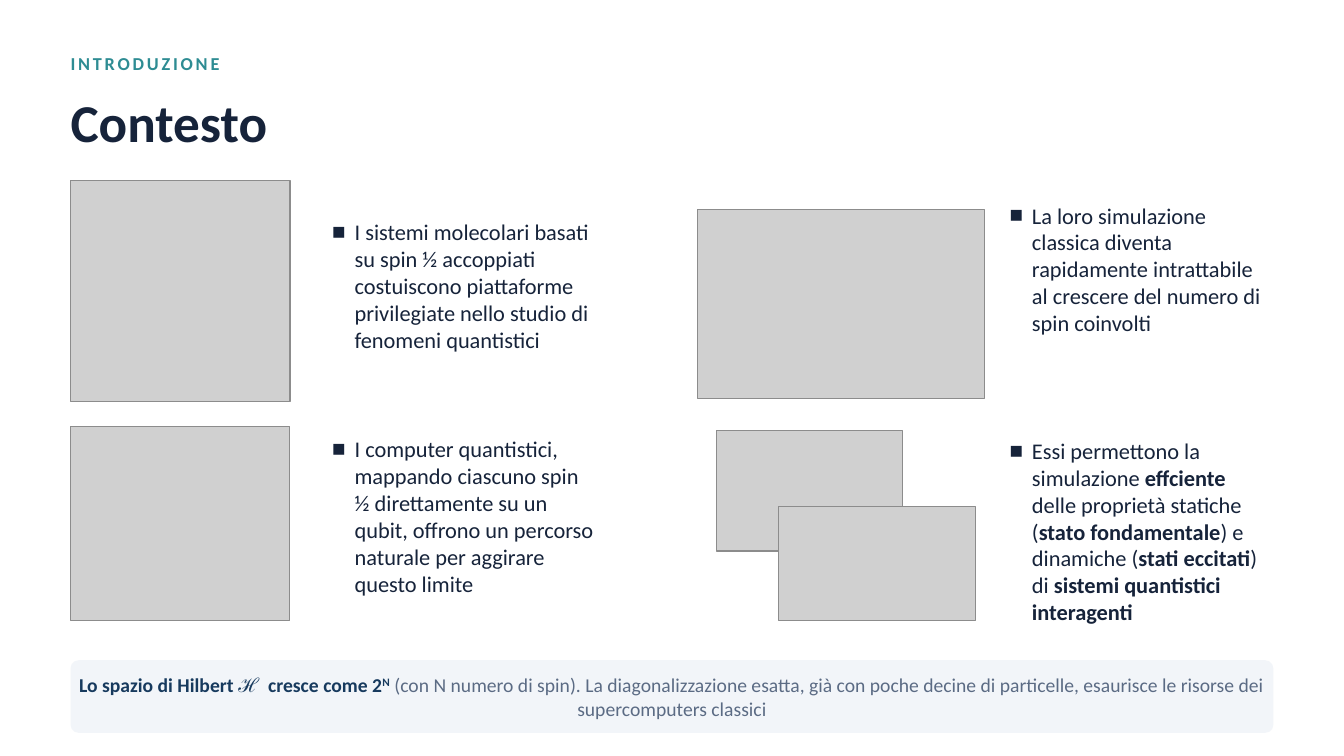
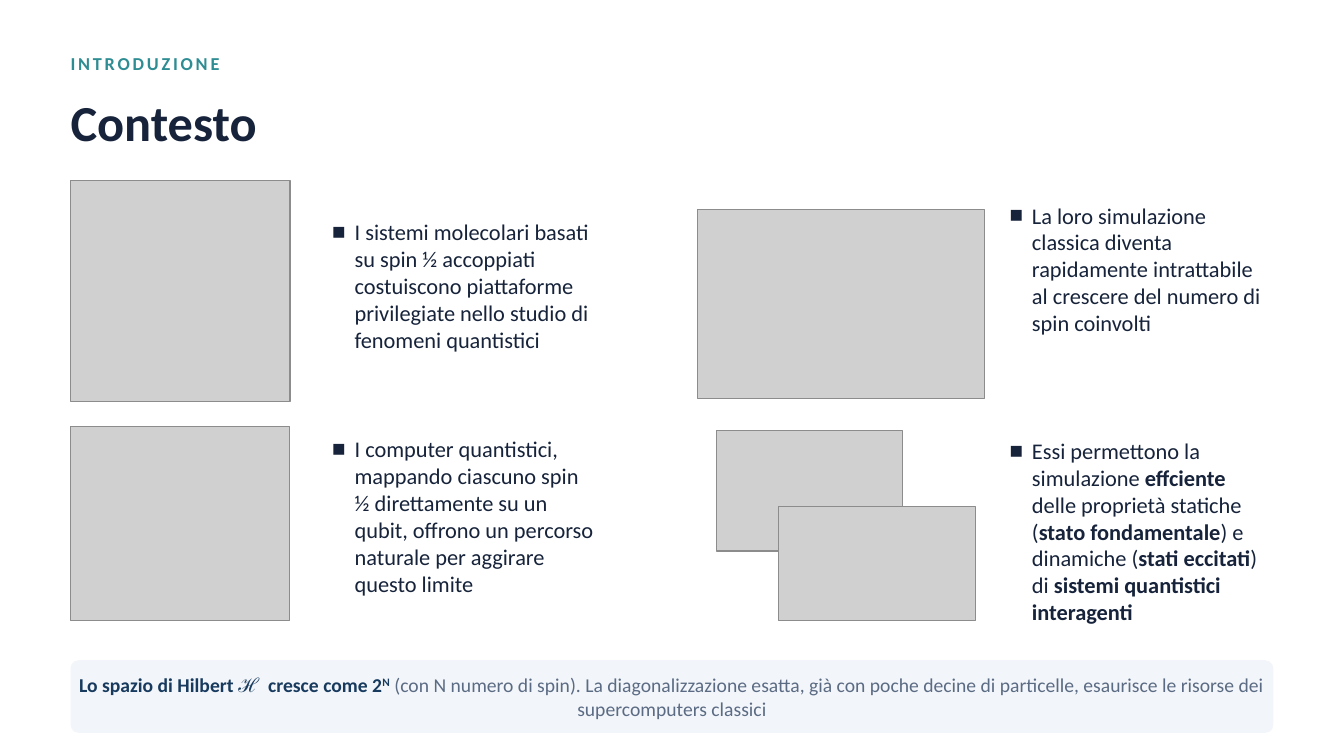
Before and after one commit to samslaves/tesi, a slide deck: slide 1 of 06_relazioni_e_parametri/Slides_v3/02_contesto.pptx. Drawn at 1344x756 pixels with LibreOffice and Linux fonts; fonts in the diff are those of the drawing; grey boxes stand for pictures. Boxes give left, top, right and bottom in pixels: in the first picture for what was removed or moved away, otherwise in the second. Text is boxed around its words. In the diff, an @@ line names an element or a change of style, - is before the commit and + after.

```diff
--- a/06_relazioni_e_parametri/Slides_v3/02_contesto.pptx
+++ b/06_relazioni_e_parametri/Slides_v3/02_contesto.pptx
@@ text "Contesto" at bbox=[71, 108, 257, 142]: size 38 to 36 pt @@
```
Also in this commit, not shown: 57 other files.
